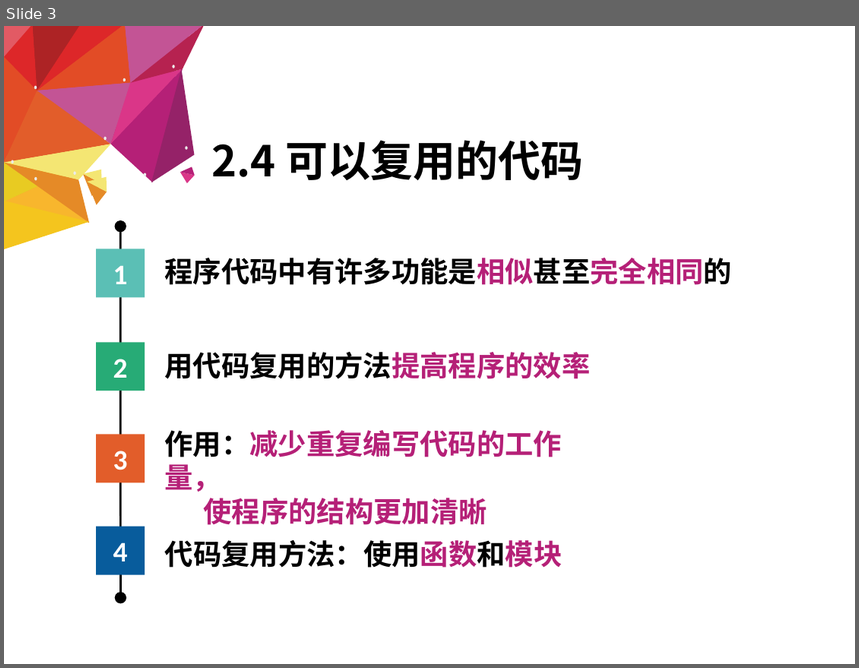
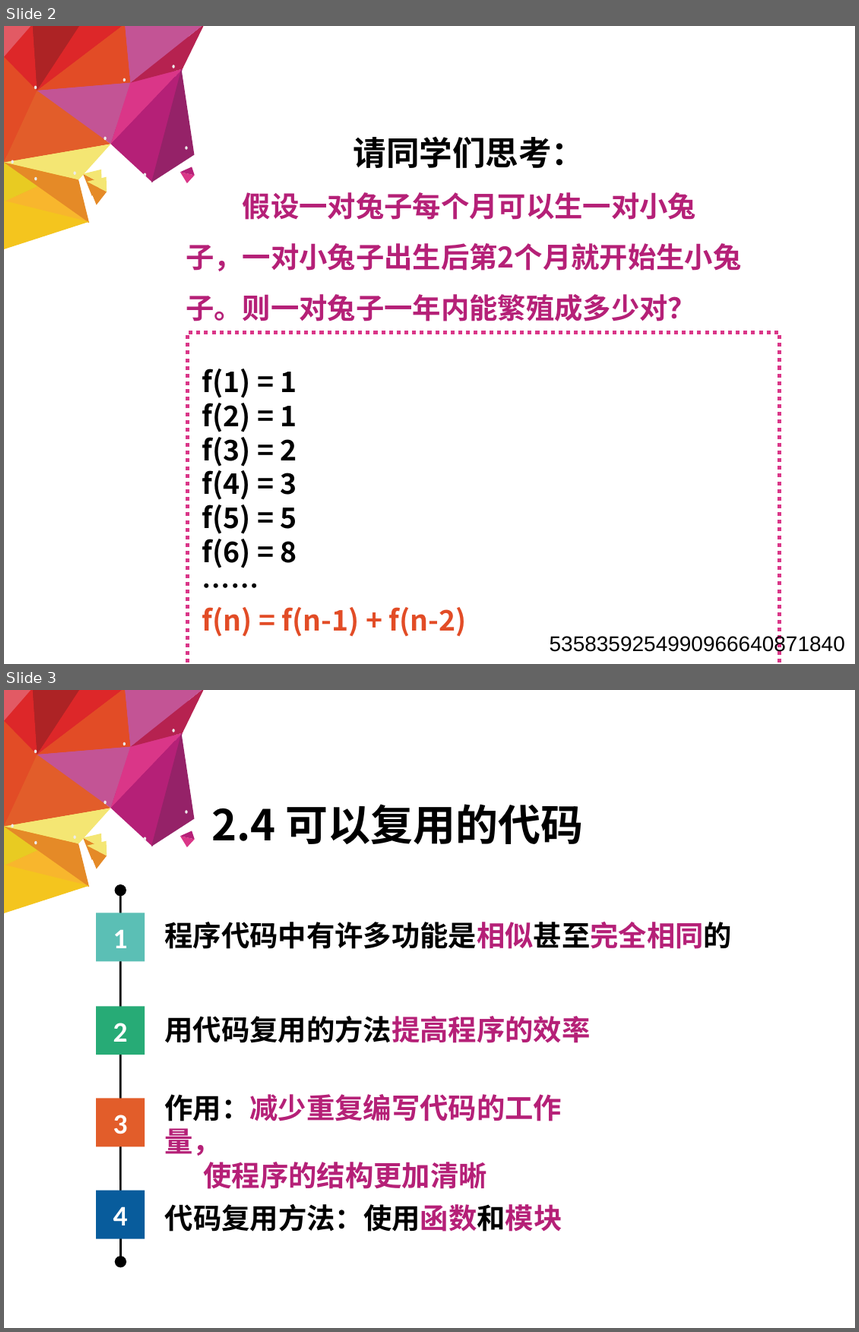
Before and after one commit to hongm32/2020design, a slide deck: 【第07课】2.4可以复用的代码/【第07课】2.4可以复用的代码.ppt. Shown one above the other, each under a label of ours: slide 3 before the commit, slides 2 and 3 after it. The pictures are 859x668 and 859x1332 pixels, drawn with LibreOffice and Linux fonts; fonts in the diff are those of the drawing. Boxes give left, top, right and bottom in pixels: in the first picture for what was removed or moved away, otherwise in the second. Text is boxed around its words. In the diff, an @@ line names an element or a change of style, - is before the commit and + after.

Commit message:
修改《【第07课】2.4可以复用的代码》教学课件，添加相关源码

```diff
--- a/【第07课】2.4可以复用的代码/【第07课】2.4可以复用的代码.ppt
+++ b/【第07课】2.4可以复用的代码/【第07课】2.4可以复用的代码.ppt
@@ slide 2 added at (4,26,855,664), background #FFFFFF @@
@@ text added at (186,136,741,322), 24 pt, text #B52077, bold @@
+请同学们思考：
+假设一对兔子每个月可以生一对小兔子，一对小兔子出生后第2个月就开始生小兔子。则一对兔子一年内能繁殖成多少对？
@@ group added at (4,26,205,249): 42 freeform shapes, 9 ellipses @@
@@ rectangle added at (187,333,779,664), outline #DA3688 3.26 pt dashed, 24 pt, text #000000, bold @@
+f(1) = 1
+f(2) = 1
+f(3) = 2
+f(4) = 3
+f(5) = 5
+f(6) = 8
+……
+f(n) = f(n-1) + f(n-2)
@@ text added at (550,636,845,655), 18 pt, text #000000 @@
+5358359254990966640871840
```
Also in this commit, not shown: 6 slides changed, 1 slide removed, 3 other files.
